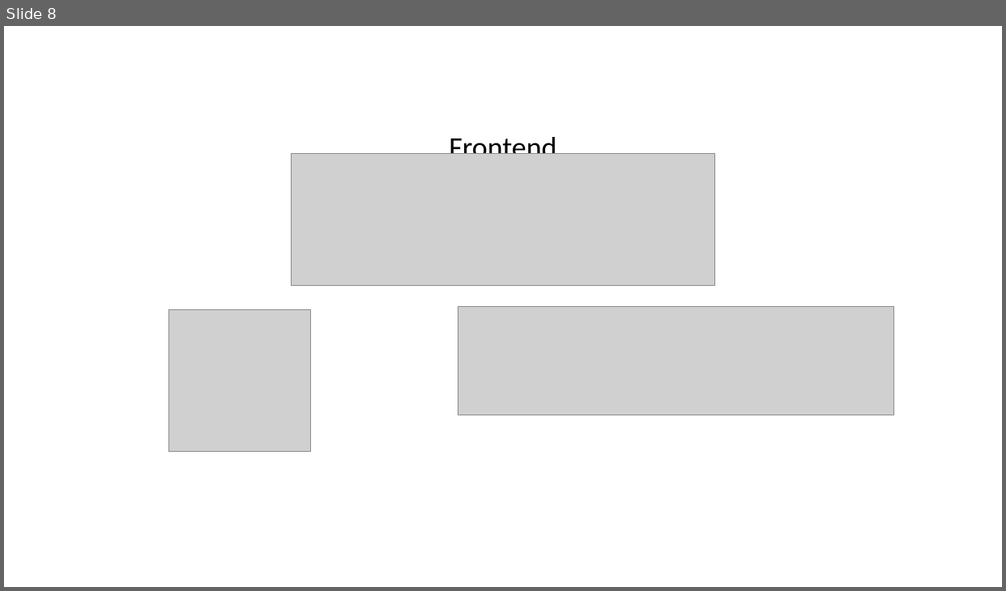
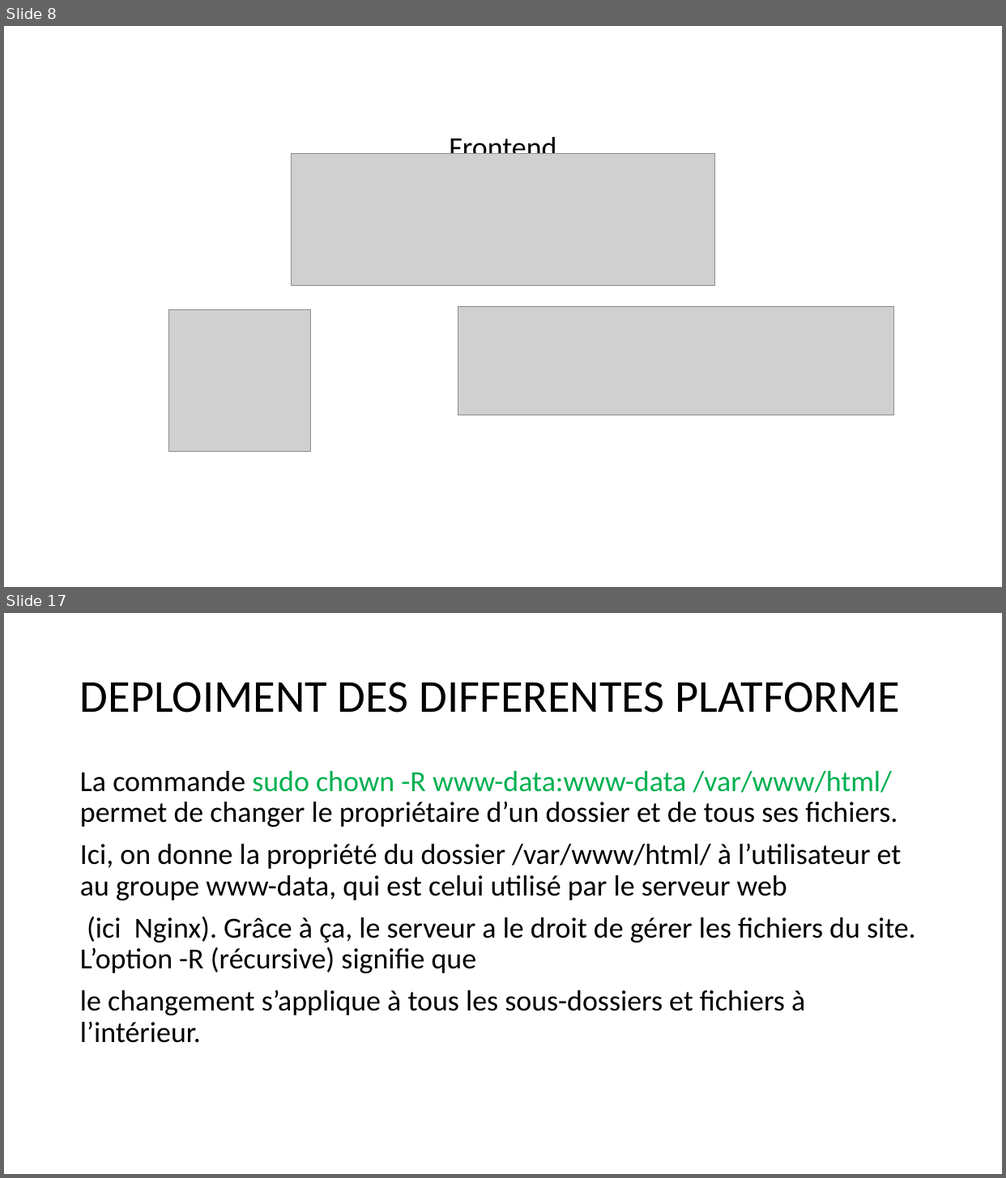
Before and after one commit to Soosuukee/shopcartfinal, a slide deck: SHOPCART.pptx. Shown one above the other, each under a label of ours: slide 8 before the commit, slides 8 and 17 after it; the slides between them are not shown. The pictures are 1006x591 and 1006x1178 pixels, drawn with LibreOffice and Linux fonts; fonts in the diff are those of the drawing; grey boxes stand for pictures. Boxes give left, top, right and bottom in pixels: in the first picture for what was removed or moved away, otherwise in the second. Text is boxed around its words. In the diff, an @@ line names an element or a change of style, - is before the commit and + after.

```diff
--- a/SHOPCART.pptx
+++ b/SHOPCART.pptx
@@ slide 17 added at (x1=4, y1=613, x2=1002, y2=1174), background #FFFFFF @@
@@ title added at (x1=80, y1=682, x2=901, y2=713), 44 pt, text #000000 @@
+DEPLOIMENT DES DIFFERENTES PLATFORME
@@ text added at (x1=80, y1=771, x2=916, y2=1043), 28 pt, text #000000 @@
+La commande sudo chown -R www-data:www-data /var/www/html/ permet de changer le propriétaire d’un dossier et de tous ses fichiers.
+Ici, on donne la propriété du dossier /var/www/html/ à l’utilisateur et au groupe www-data, qui est celui utilisé par le serveur web
+(ici Nginx). Grâce à ça, le serveur a le droit de gérer les fichiers du site. L’option -R (récursive) signifie que
+le changement s’applique à tous les sous-dossiers et fichiers à l’intérieur.
```
Also in this commit, not shown: 1 slide changed, 11 other slides added, 45 other files.
